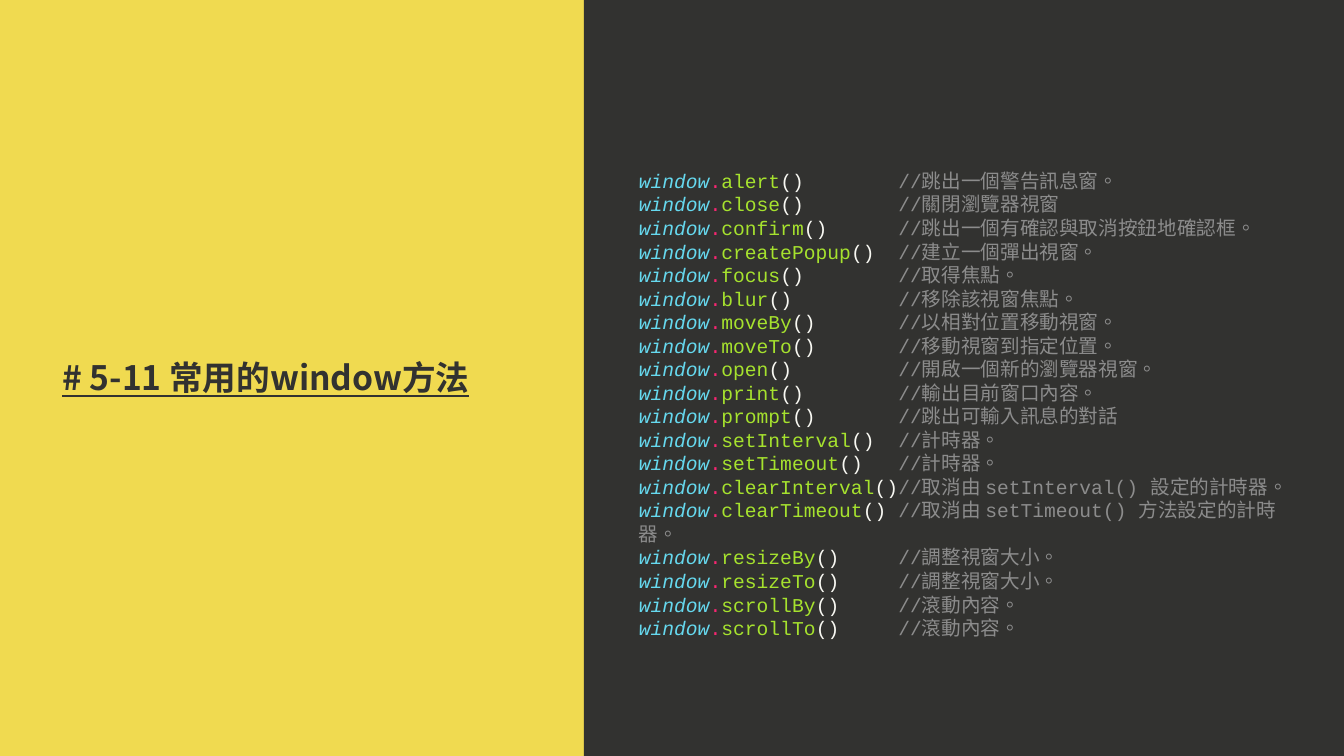
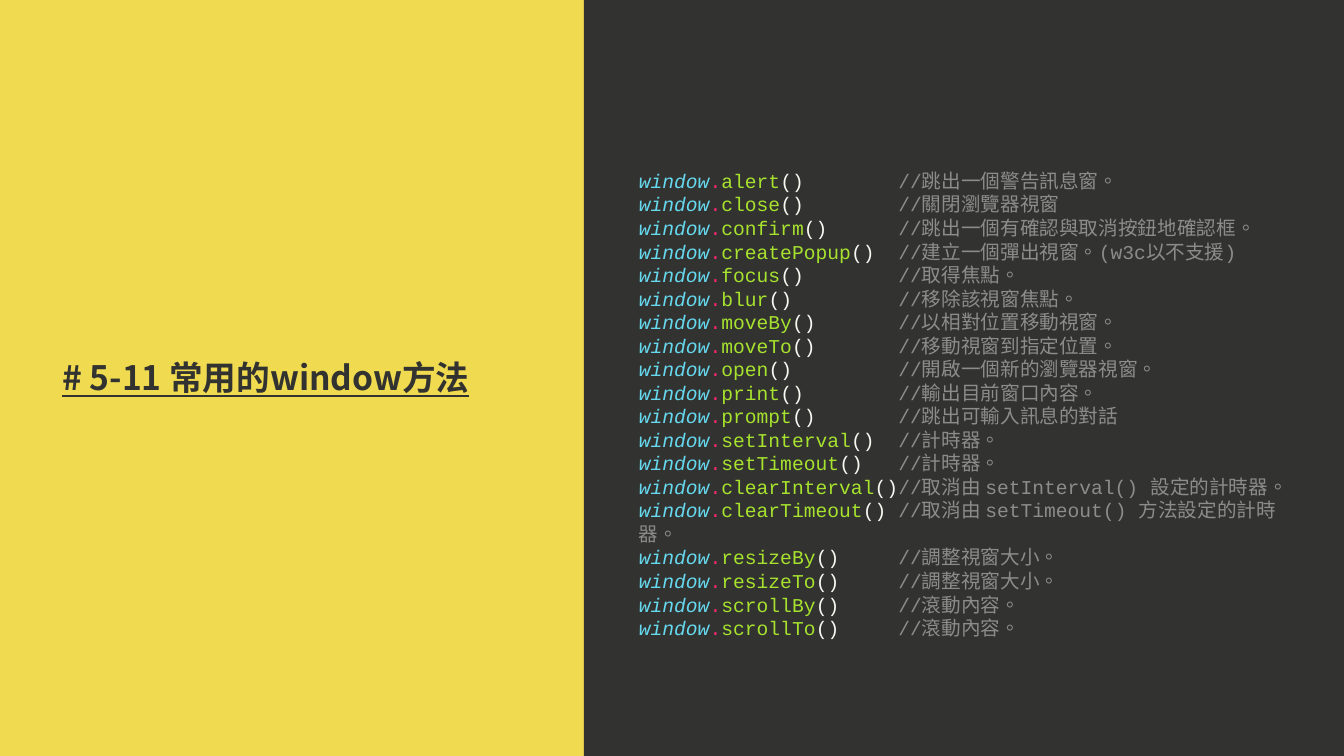
Before and after one commit to a23246542/JS_course_beginner_example, a slide deck: slide 40 of 現代 JavaScript 職人之路｜入門篇.pptx. Drawn at 1344x756 pixels with LibreOffice and Linux fonts; fonts in the diff are those of the drawing. Boxes give left, top, right and bottom in pixels: in the first picture for what was removed or moved away, otherwise in the second. Text is boxed around its words. In the diff, an @@ line names an element or a change of style, - is before the commit and + after.

Commit message:
fix

```diff
--- a/現代 JavaScript 職人之路｜入門篇.pptx
+++ b/現代 JavaScript 職人之路｜入門篇.pptx
@@ text at (639, 245, 1236, 263): text changed; text colour #A6E22E to #8C8C8C @@
-window.createPopup() //建立一個彈出視窗。
+window.createPopup() //建立一個彈出視窗。(w3c以不支援)
```
